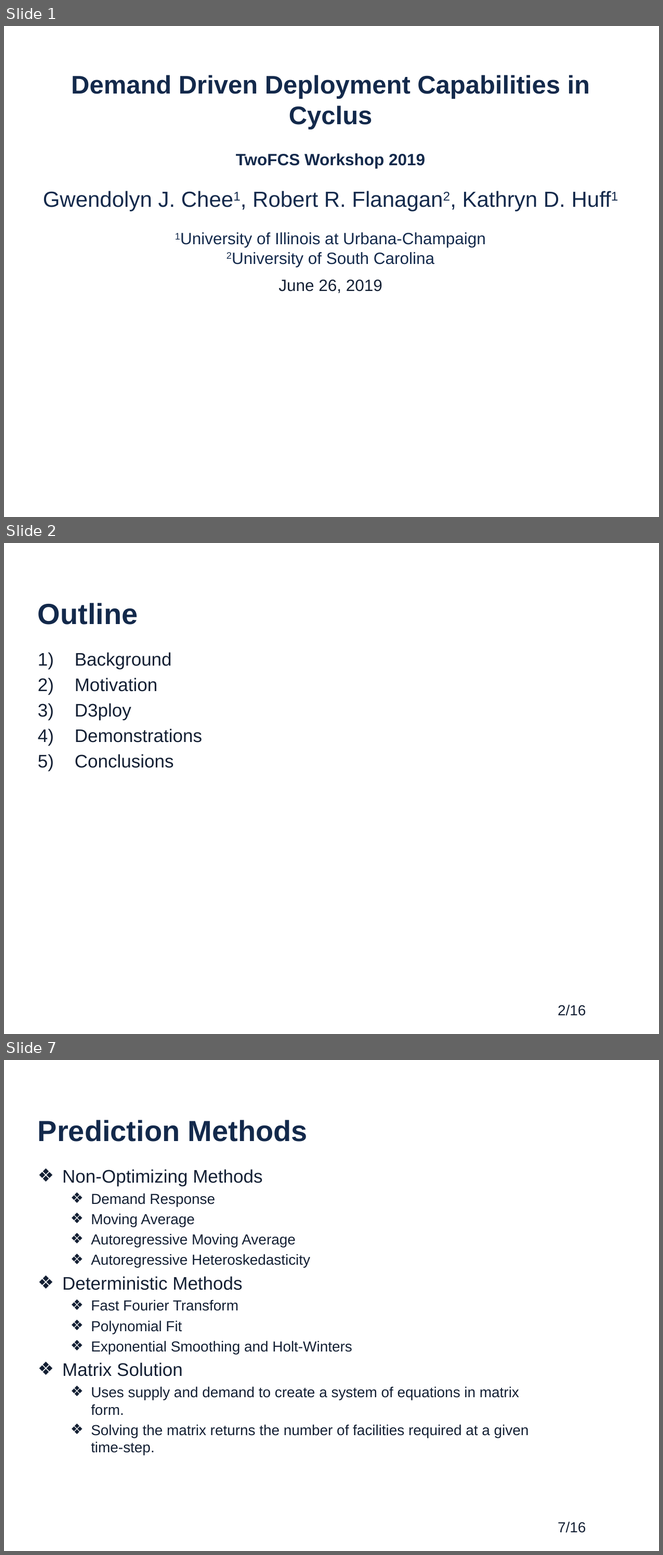
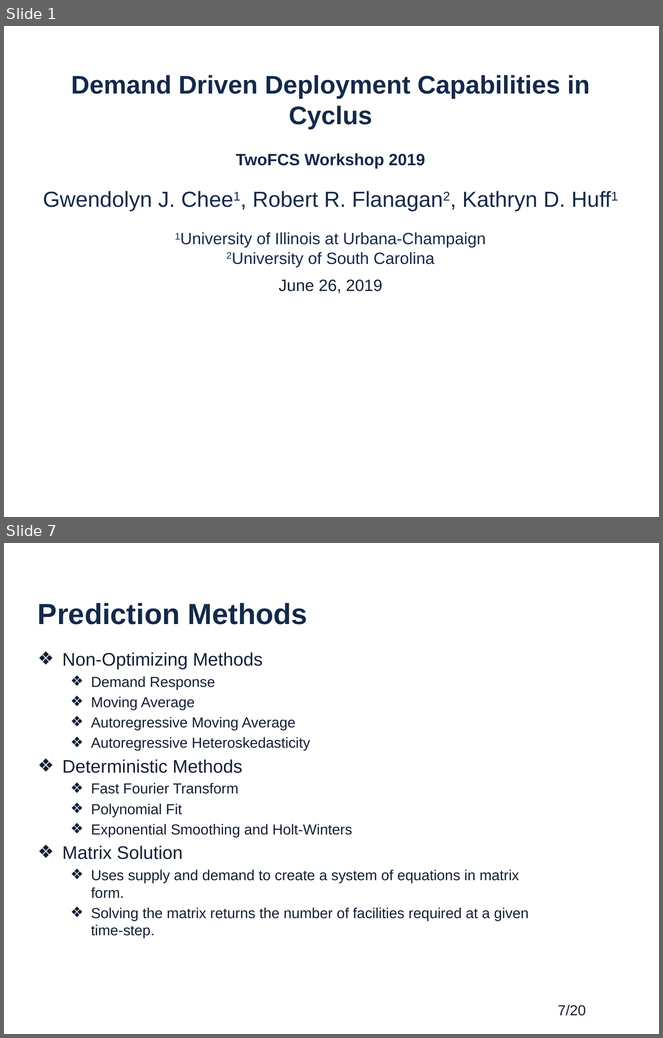
Before and after one commit to gwenchee/2019-chee-twofcs, a slide deck: pres/2019-chee-twofcs-pres.pptx. Shown one above the other, each under a label of ours: slides 1, 2 and 7 before the commit, slides 1 and 7 after it; the slides between them are not shown. The pictures are 663x1555 and 663x1038 pixels, drawn with LibreOffice and Linux fonts; fonts in the diff are those of the drawing; background and template pictures are left out. Boxes give left, top, right and bottom in pixels: in the first picture for what was removed or moved away, otherwise in the second. Text is boxed around its words. In the diff, an @@ line names an element or a change of style, - is before the commit and + after.

```diff
--- a/pres/2019-chee-twofcs-pres.pptx
+++ b/pres/2019-chee-twofcs-pres.pptx
@@ slide 2 removed at bbox=[4, 543, 659, 1034], background picture (left out); not listed: 1 template element that a slide beside it also shows @@
@@ title removed at bbox=[38, 603, 138, 625] @@
-Outline
@@ text removed at bbox=[75, 652, 202, 768] @@
-1) Background
-2) Motivation
-3) D3ploy
-4) Demonstrations
-5) Conclusions
@@ page number at bbox=[558, 1005, 586, 1016]: text changed @@
-7/16
+7/20
```
Also in this commit, not shown: 10 slides changed, 5 slides added.
